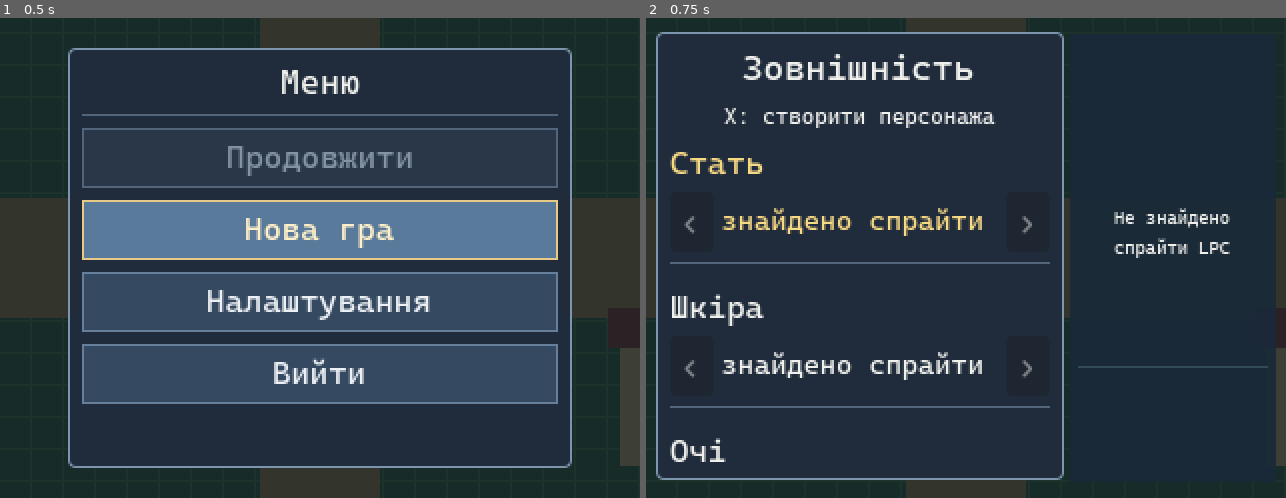
Above: before the commit, frames 1-2 (left to right).
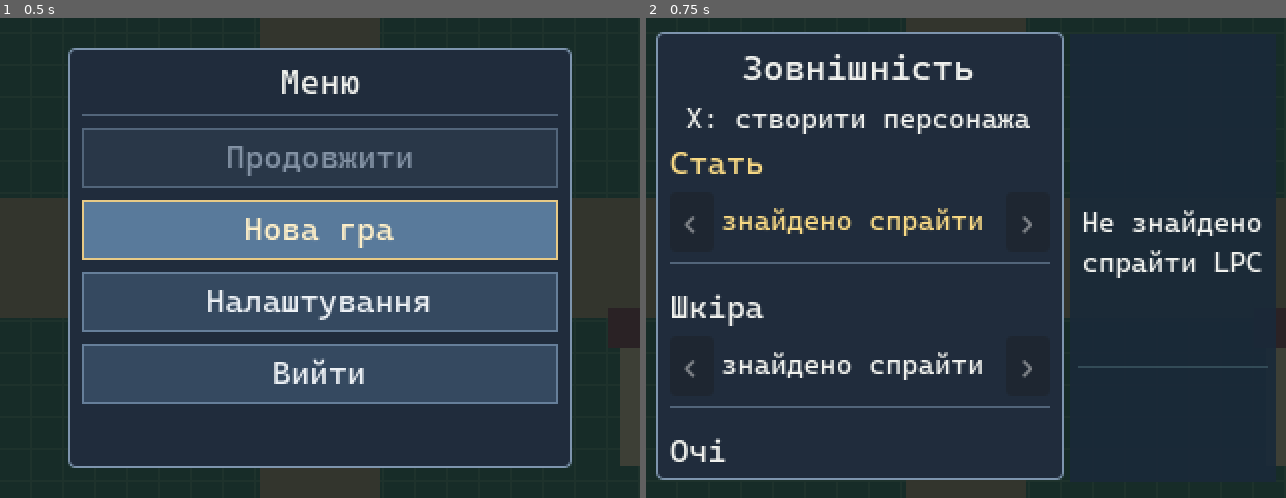
Above: after the commit, the same moments.

Repository: PylSerg/skyval-godot
Game: Godot game, scene res://prototype/camera_test.tscn
The game is run twice, just before and just after one commit, with the same random seed, the same clock (stepped at 60 frames per second) and the same inputs.
Inputs:
- Up to frame 1 (0.5 s): no input
- Up to frame 2 (0.75 s): click "Нова гра" at 0.5 s

Frame 1 is identical in both runs. In frame 2, 2.6% of the frame differs, in the area x 6-97%, y 18-55%.

Commit message:
Enforce 14px minimum legible UI font size on handheld

Diff:
--- a/ui/character_creator.gd
+++ b/ui/character_creator.gd
@@ -22,6 +22,7 @@
 
 # Shared across the standalone Appearance window and all backpack tabs
 # to preserve the small-screen insets and row spacing.
+const MIN_UI_FONT_SIZE := 14
 const PANEL_INSET := 7
 const FIELD_GROUP_SPACING := 12
 const FIELD_INNER_SPACING := 5
@@ -460,7 +461,7 @@
 
     if appearance_window:
         # Always-visible instruction, outside the scrollable parameter list.
-        _action_hint = _label(11)
+        _action_hint = _label(MIN_UI_FONT_SIZE)
         _action_hint.custom_minimum_size.y = 17
         _action_hint.horizontal_alignment = HORIZONTAL_ALIGNMENT_CENTER
         stack.add_child(_action_hint)
@@ -478,7 +479,7 @@
         _tab_scroll.add_child(tabs)
         for index in range(BACKPACK_TABS.size()):
             var tab: Button = _button()
-            tab.add_theme_font_size_override("font_size", 13)
+            tab.add_theme_font_size_override("font_size", MIN_UI_FONT_SIZE)
             tab.custom_minimum_size.y = 21
             tab.size_flags_horizontal = Control.SIZE_FILL
             tab.pressed.connect(_set_tab.bind(index))
@@ -504,19 +505,19 @@
 
     if not appearance_window:
         # Two status lines in the space below the raised portrait divider.
-        _armor_class_label = _label(11)
-        _armor_class_label.position = Vector2(5, 173)
-        _armor_class_label.size = Vector2(93, 17)
+        _armor_class_label = _label(MIN_UI_FONT_SIZE)
+        _armor_class_label.position = Vector2(1, 172)
+        _armor_class_label.size = Vector2(101, 20)
         _armor_class_label.horizontal_alignment = HORIZONTAL_ALIGNMENT_CENTER
         _preview.add_child(_armor_class_label)
 
-        _armor_value_label = _label(11)
-        _armor_value_label.position = Vector2(5, 192)
-        _armor_value_label.size = Vector2(93, 17)
+        _armor_value_label = _label(MIN_UI_FONT_SIZE)
+        _armor_value_label.position = Vector2(1, 194)
+        _armor_value_label.size = Vector2(101, 20)
         _armor_value_label.horizontal_alignment = HORIZONTAL_ALIGNMENT_CENTER
         _preview.add_child(_armor_value_label)
 
-    _missing_label = _label(9)
+    _missing_label = _label(MIN_UI_FONT_SIZE)
     _missing_label.position = Vector2(214, 94)
     _missing_label.size = Vector2(99, 46)
     _missing_label.autowrap_mode = TextServer.AUTOWRAP_WORD_SMART
@@ -644,7 +645,7 @@
     _confirmation_message.custom_minimum_size.y = 45
     content.add_child(_confirmation_message)
 
-    _confirmation_hint = _label(12)
+    _confirmation_hint = _label(MIN_UI_FONT_SIZE)
     _confirmation_hint.horizontal_alignment = HORIZONTAL_ALIGNMENT_CENTER
     _confirmation_hint.clip_text = false
     content.add_child(_confirmation_hint)
@@ -694,7 +695,7 @@
 
 func _label(font_size: int) -> Label:
     var label := Label.new()
-    label.add_theme_font_size_override("font_size", font_size)
+    label.add_theme_font_size_override("font_size", maxi(font_size, MIN_UI_FONT_SIZE))
     if _ui_font != null:
         label.add_theme_font_override("font", _ui_font)
     label.add_theme_color_override("font_color", Color("#f0f1ed"))
@@ -739,7 +740,7 @@
         caption.text = _tr(str(BACKPACK_TABS[_active_tab]))
         caption.horizontal_alignment = HORIZONTAL_ALIGNMENT_CENTER
         placeholder.add_child(caption)
-        var empty_text := _label(12)
+        var empty_text := _label(MIN_UI_FONT_SIZE)
         empty_text.text = _tr("inventory.empty_category")
         empty_text.autowrap_mode = TextServer.AUTOWRAP_WORD_SMART
         empty_text.horizontal_alignment = HORIZONTAL_ALIGNMENT_CENTER
